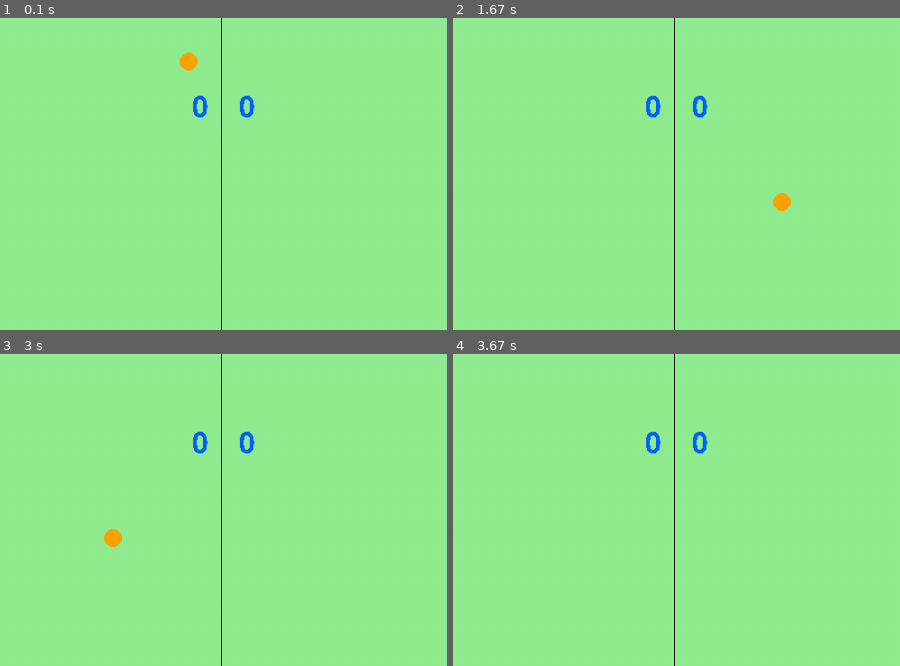
Above: before the commit, frames 1-4 (two rows, left to right).
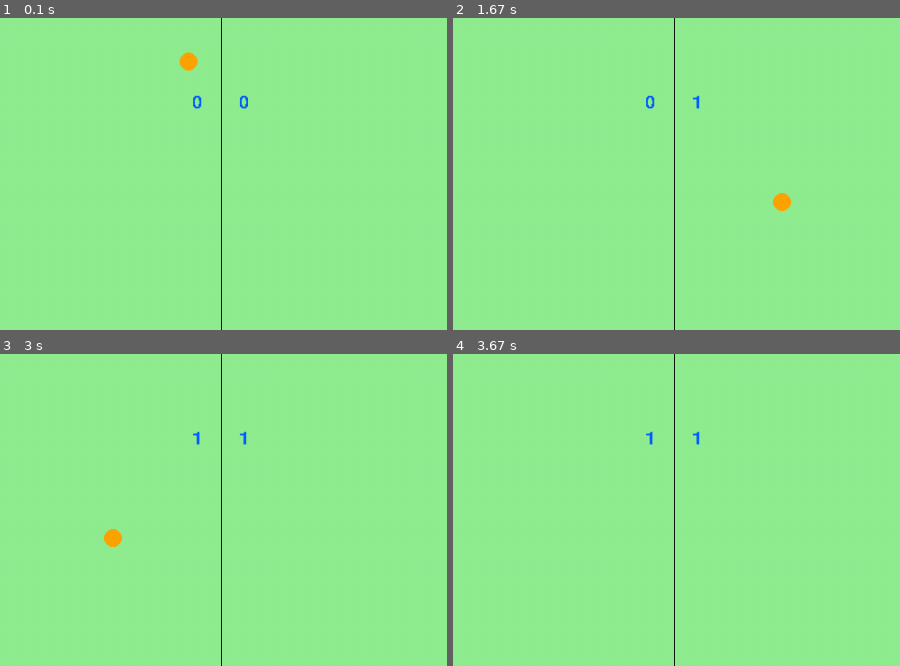
Above: after the commit, the same moments.

Repository: JAYAKANTHARUN/ping_pong_pygame
Game: pygame game, started from main.py
Two runs of this game, one before a commit and one after it. Both use one fixed random seed, a clock stepped at 60 frames per second and the inputs below.
Inputs:
- Up to frame 1 (0.1 s): no input
- Up to frame 2 (1.67 s): hold Up 0.33-0.8 s; hold Down 0.83-1.13 s; hold S 0.83-1.13 s; hold Up 1.17-1.53 s; hold W 1.17-1.53 s; hold Down from 1.57 s (still down); hold S from 1.57 s (still down)
- Up to frame 3 (3 s): release Down at 1.93 s; release S at 1.93 s; hold Up 1.97-2.27 s; hold W 1.97-2.27 s; hold Down 2.3-2.6 s; hold S 2.3-2.6 s; hold Up from 2.63 s (still down); hold W from 2.63 s (still down)
- Up to frame 4 (3.67 s): release Up at 3 s; release W at 3 s; hold Down 3.03-3.4 s; hold S 3.03-3.4 s; hold Up from 3.43 s (still down); hold W from 3.43 s (still down)
The pictures show only the part of the screen within x 25-75%, y 38-88%; the shares and areas given below are measured in that part.

The runs differ from the first frame. In frame 1, 0.3% of the frame differs, in the area x 43-58%, y 24-33%; in frame 2, 0.3%; in frame 3, 0.3%; in frame 4, 0.3%.

Commit message:
Updated score

Diff:
--- a/main.py
+++ b/main.py
@@ -14,7 +14,7 @@
 
 #ball animation
 def ballanimation():
-    global ballspeedx,ballspeedy
+    global ballspeedx,ballspeedy,player1score,player2score
 
     #speed
     ball.x+=ballspeedx
@@ -23,8 +23,12 @@
     #bounce back and regeneration
     if ball.top<=10 or ball.bottom>=screenheight-10:
         ballspeedy*=-1
-    if ball.left<=10 or ball.right>=screenwidth-10:
+    if ball.left<=10:
         ballstart()
+        player2score+=1
+    if ball.right>=screenwidth-10:
+        ballstart()
+        player1score+=1
 
     #collide with player
     if ball.colliderect(player1) or ball.colliderect(player2):
@@ -76,7 +80,7 @@
 #score details
 player1score=0
 player2score=0
-scorefont=pygame.font.Font("freesansbold.ttf",32)
+scorefont=pygame.font.Font("freesansbold.ttf",20)
 
 #run the window
 while True:
